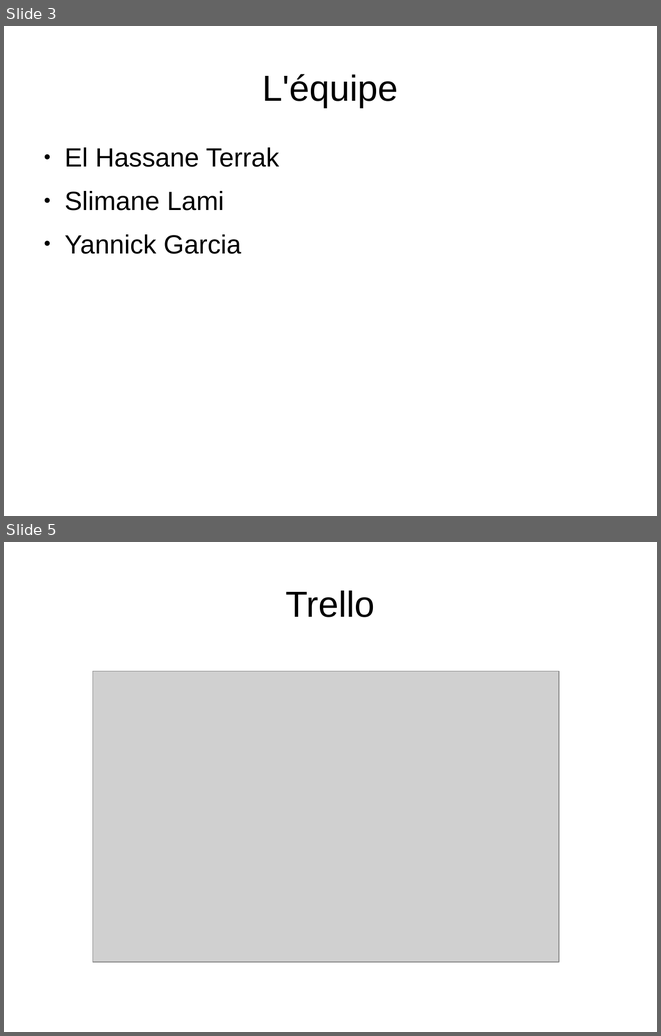
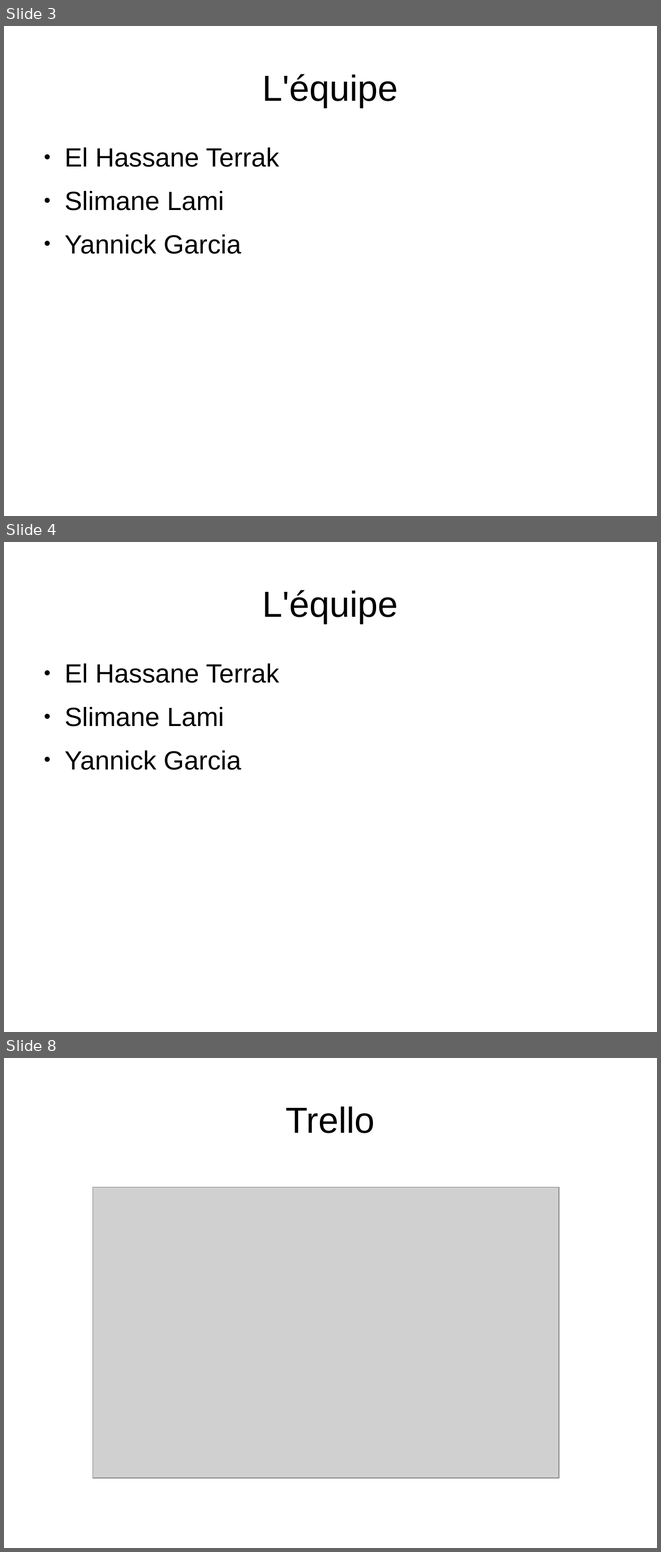
Before and after one commit to Wathil/POECNews, a slide deck: presentation.odp. Shown one above the other, each under a label of ours: slides 3 and 5 before the commit, slides 3, 4 and 8 after it; the slides between them are not shown. The pictures are 661x1036 and 661x1552 pixels, drawn with LibreOffice and Linux fonts; fonts in the diff are those of the drawing; grey boxes stand for pictures. Boxes give left, top, right and bottom in pixels: in the first picture for what was removed or moved away, otherwise in the second. Text is boxed around its words. In the diff, an @@ line names an element or a change of style, - is before the commit and + after.

```diff
--- a/presentation.odp
+++ b/presentation.odp
@@ slide 4 added at <box>4,542,657,1032</box>, background #FFFFFF @@
@@ title added at <box>263,590,398,623</box>, 44 pt, text #000000 @@
+L'équipe
@@ text added at <box>64,663,279,770</box>, 32 pt, text #000000 @@
+● El Hassane Terrak
+● Slimane Lami
+● Yannick Garcia
@@ what was slide 5 is now slide 8 @@
```
Also in this commit, not shown: 2 slides changed, 4 other slides added, 1 slide removed.
